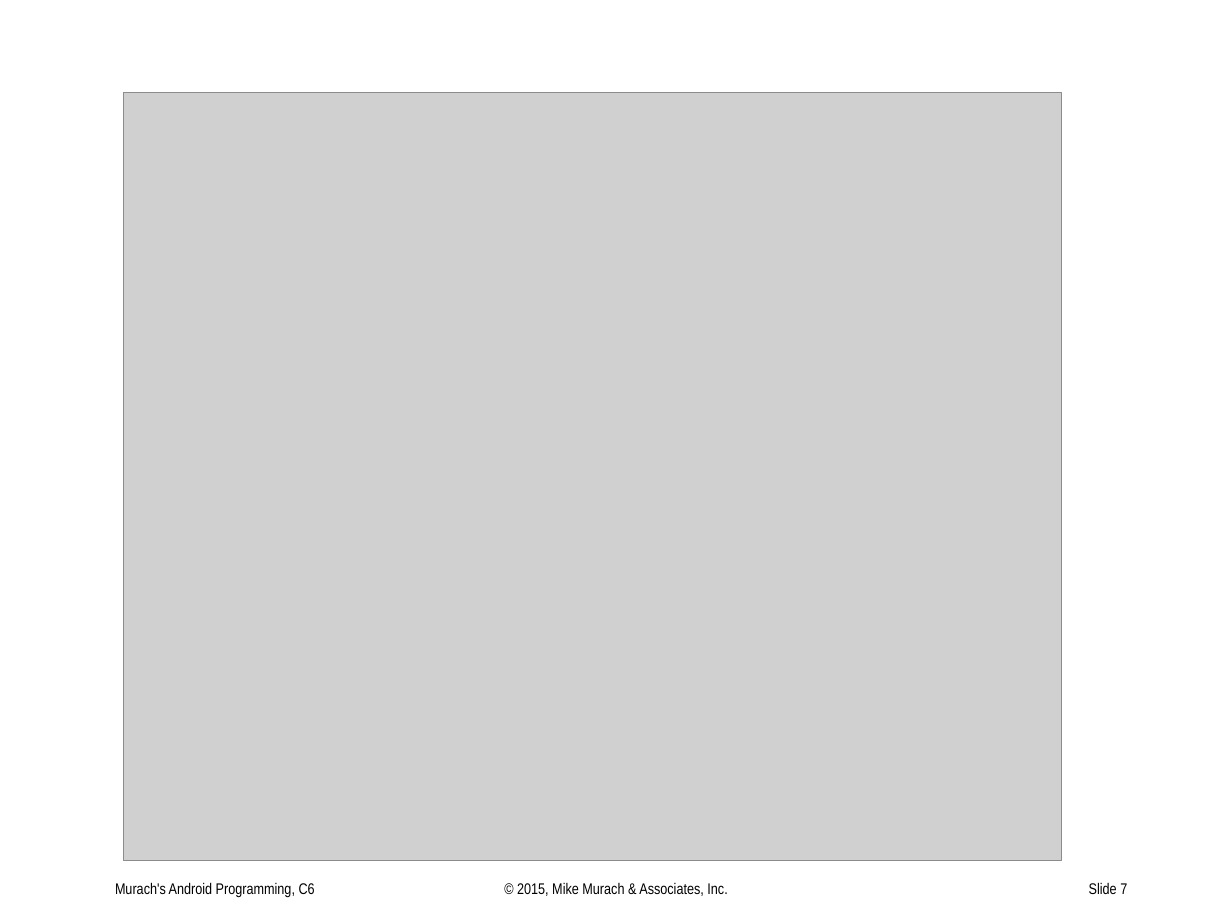
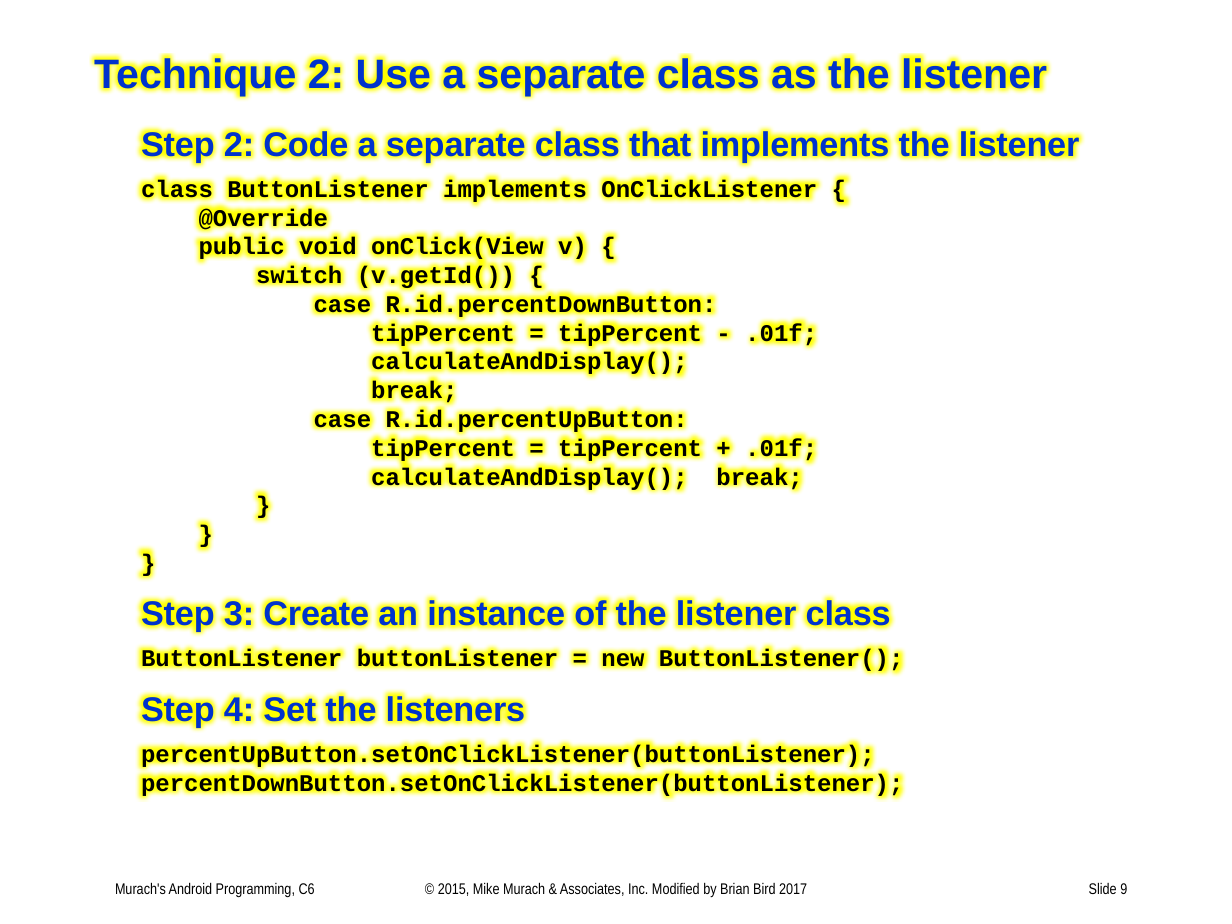
Before and after one commit to UO-CIS/CIS399Android-CourseMaterials, a slide deck: slide 9 of Notes and Slides/CIS399wk2Day2-EventHandlers.pptx (slide 7 before the commit). Drawn at 1232x924 pixels with LibreOffice and Linux fonts; fonts in the diff are those of the drawing; grey boxes stand for pictures. Boxes give left, top, right and bottom in pixels: in the first picture for what was removed or moved away, otherwise in the second. Text is boxed around its words. In the diff, an @@ line names an element or a change of style, - is before the commit and + after.

```diff
--- a/Notes and Slides/CIS399wk2Day2-EventHandlers.pptx
+++ b/Notes and Slides/CIS399wk2Day2-EventHandlers.pptx
@@ text added at bbox=[94, 55, 1080, 798], 14 pt, text #000000, bold @@
+Technique 2: Use a separate class as the listener
+Step 2: Code a separate class that implements the listener
+class ButtonListener implements OnClickListener {
+@Override
+public void onClick(View v) {
+switch (v.getId()) {
+case R.id.percentDownButton:
+tipPercent = tipPercent - .01f;
+calculateAndDisplay();
+break;
+case R.id.percentUpButton:
+tipPercent = tipPercent + .01f;
+calculateAndDisplay(); break;
+}
+}
+}
+Step 3: Create an instance of the listener class
+ButtonListener buttonListener = new ButtonListener();
+Step 4: Set the listeners
+percentUpButton.setOnClickListener(buttonListener);
+percentDownButton.setOnClickListener(buttonListener);
@@ picture removed at bbox=[123, 92, 1062, 860] @@
@@ text at bbox=[438, 882, 807, 897]: text changed @@
-© 2015, Mike Murach & Associates, Inc.
+© 2015, Mike Murach & Associates, Inc. Modified by Brian Bird 2017
@@ page number at bbox=[1089, 882, 1127, 894]: text changed @@
-Slide 7
+Slide 9
```
Also in this commit, not shown: 6 other slides changed, 4 slides added, 12 other files.
